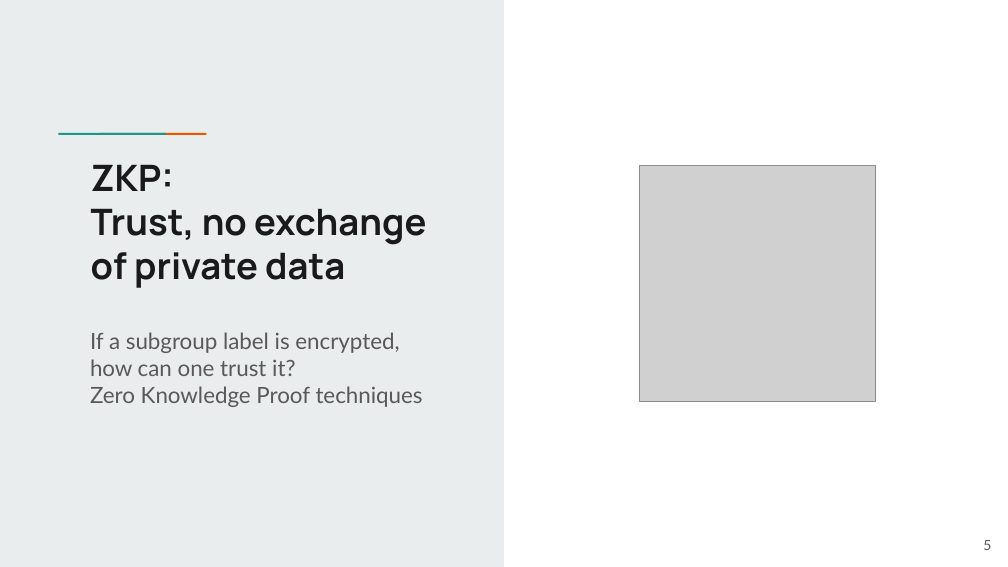
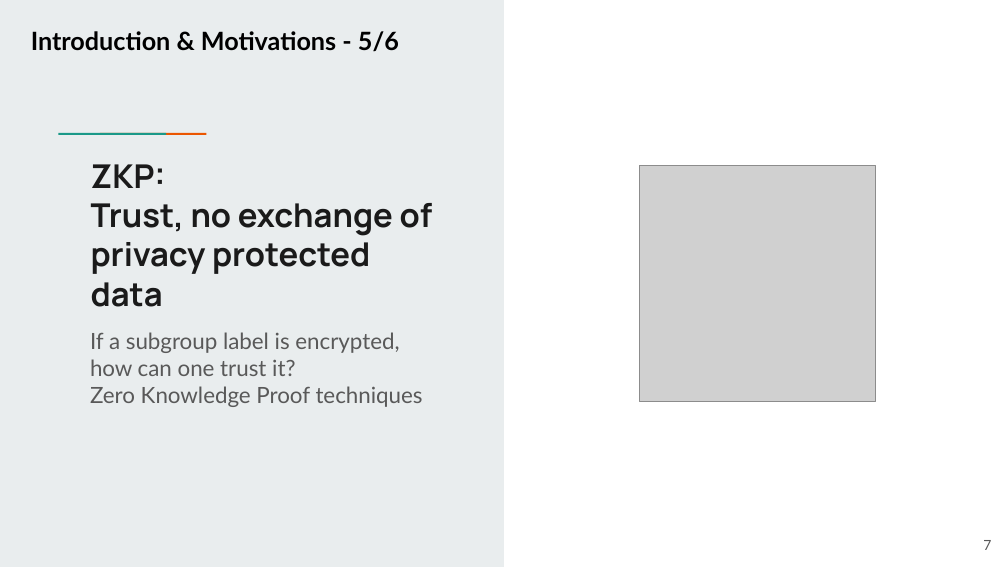
Before and after one commit to Roy160398/-Z-Fed---A-ZKP-Federated-Framework-to-Support-Balanced-Learning, a slide deck: slide 7 of docs/documentation/viva-presentation.pptx (slide 5 before the commit). Drawn at 1008x567 pixels with LibreOffice and Linux fonts; fonts in the diff are those of the drawing; grey boxes stand for pictures. Boxes give left, top, right and bottom in pixels: in the first picture for what was removed or moved away, otherwise in the second. Text is boxed around its words. In the diff, an @@ line names an element or a change of style, - is before the commit and + after.

```diff
--- a/docs/documentation/viva-presentation.pptx
+++ b/docs/documentation/viva-presentation.pptx
@@ text added at (x1=31, y1=31, x2=399, y2=52), 18 pt, text #000000, bold @@
+Introduction & Motivations - 5/6
@@ title at (x1=91, y1=164, x2=166, y2=188): size 26 to 23.4 pt in "ZKP:" @@
@@ title at (x1=91, y1=203, x2=433, y2=307): text changed; size 26 to 23.4 pt @@
-Trust, no exchange of private data
+Trust, no exchange of privacy protected data
@@ page number at (x1=983, y1=540, x2=991, y2=550): text changed @@
-5
+7
```
Also in this commit, not shown: 22 other slides changed, 7 slides added, 2 slides removed.
